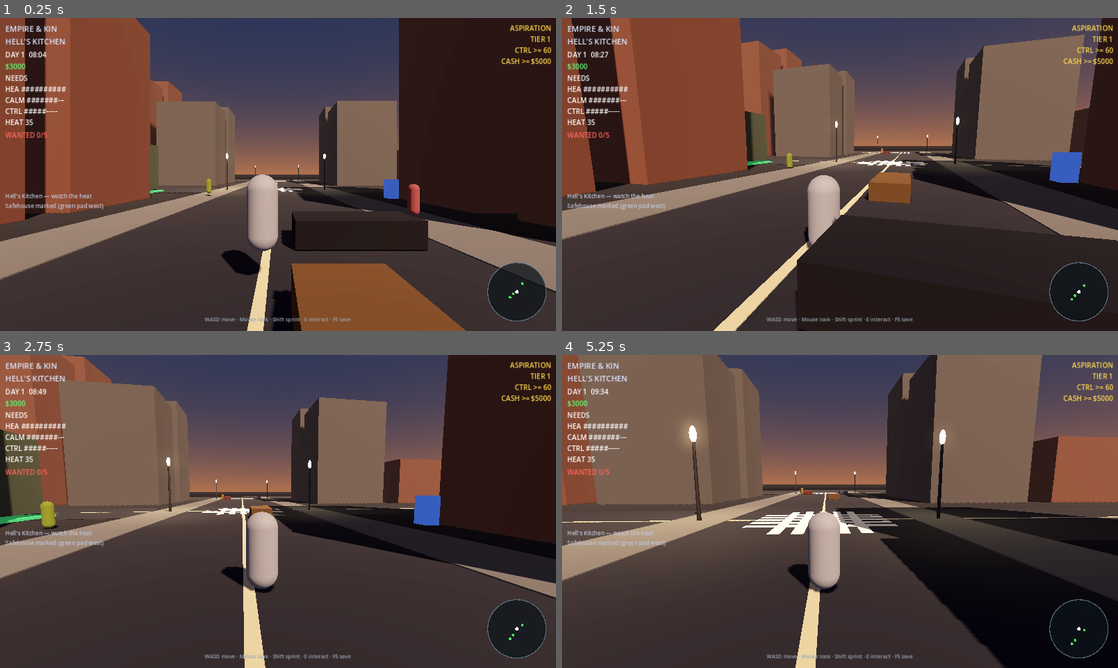
Above: before the commit, frames 1-4 (two rows, left to right).
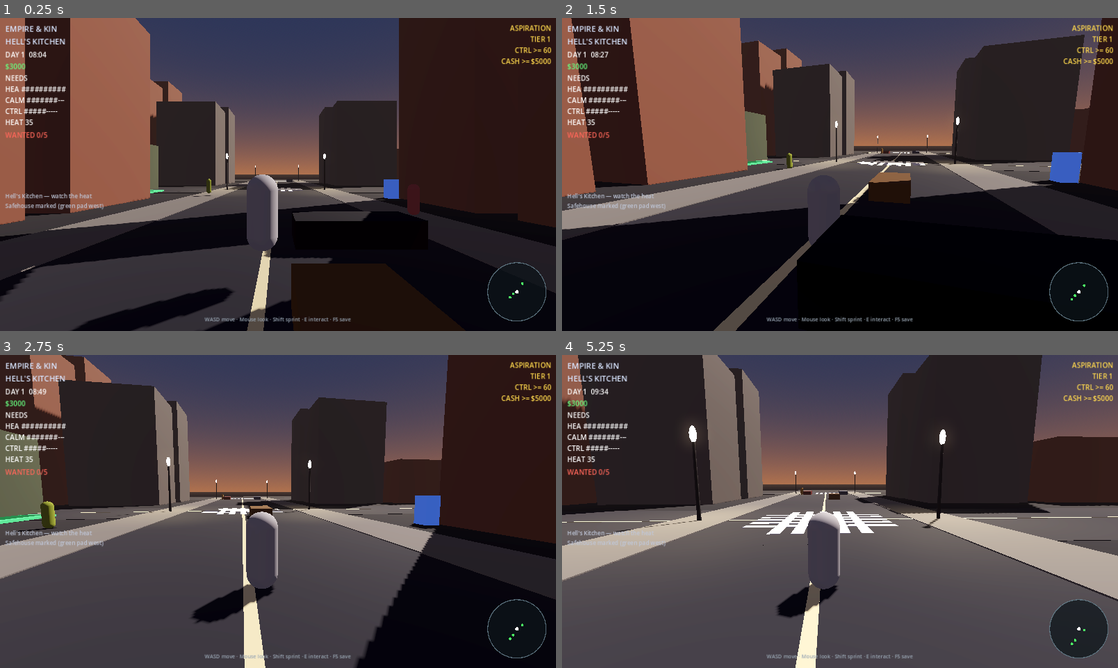
Above: after the commit, the same moments.

Repository: 5mil/empire-and-kin
Game: Godot game, scene res://scenes/main.tscn
Same seed, same stepped clock (60 frames per second), same inputs: the game is played once before the commit and once after it.
Inputs (mouse positions are in pixels of both pictures, inside the frame that each line leads up to):
- Up to frame 1 (0.25 s): no input
- Up to frame 2 (1.5 s): tap Enter at 0.5 s; move the mouse to (867, 174) at 0.52 s; hold E (interact) 0.53-1.28 s; hold W (move_forward) from 0.53 s (still down); move the mouse to (812, 174) at 1.27 s; tap 1 at 1.35 s
- Up to frame 3 (2.75 s): keep holding W (move_forward); move the mouse to (289, 505) at 2.02 s; tap 2 at 2.1 s
- Up to frame 4 (5.25 s): keep holding W (move_forward); move the mouse to (834, 517) at 2.77 s; tap E (interact) at 2.85 s; move the mouse to (878, 514) at 3.52 s; tap 1 at 3.6 s; move the mouse to (795, 508) at 4.27 s; tap 2 at 4.35 s; move the mouse to (845, 511) at 5.02 s; hold E (interact) from 5.03 s (still down)

The runs differ from the first frame. In frame 1, 46% of the frame differs, in the area x 0-100%, y 0-100%; in frame 2, 66%; in frame 3, 37%; in frame 4, 76%.

Commit message:
godot: DayNight + RivalEvent on main

Diff:
--- a/godot/scenes/main.tscn
+++ b/godot/scenes/main.tscn
@@ -9,6 +9,8 @@
 [ext_resource type="PackedScene" path="res://scenes/empire_panel.tscn" id="7_emp"]
 [ext_resource type="Script" path="res://scripts/street_life.gd" id="8_life"]
 [ext_resource type="Script" path="res://scripts/cop_chase.gd" id="9_cop"]
+[ext_resource type="Script" path="res://scripts/day_night.gd" id="10_dn"]
+[ext_resource type="Script" path="res://scripts/rival_event.gd" id="11_riv"]
 
 [sub_resource type="ProceduralSkyMaterial" id="SkyMat"]
 sky_top_color = Color(0.15, 0.18, 0.28, 1)
@@ -81,6 +83,12 @@
 shadow_enabled = true
 light_energy = 0.85
 light_color = Color(1, 0.85, 0.7, 1)
+
+[node name="DayNight" type="Node" parent="."]
+script = ExtResource("10_dn")
+
+[node name="RivalEvent" type="Node" parent="."]
+script = ExtResource("11_riv")
 
 [node name="WorldFloor" type="StaticBody3D" parent="."]
 
Not shown: 1 places in godot/scenes/main.tscn that only renumber resources
